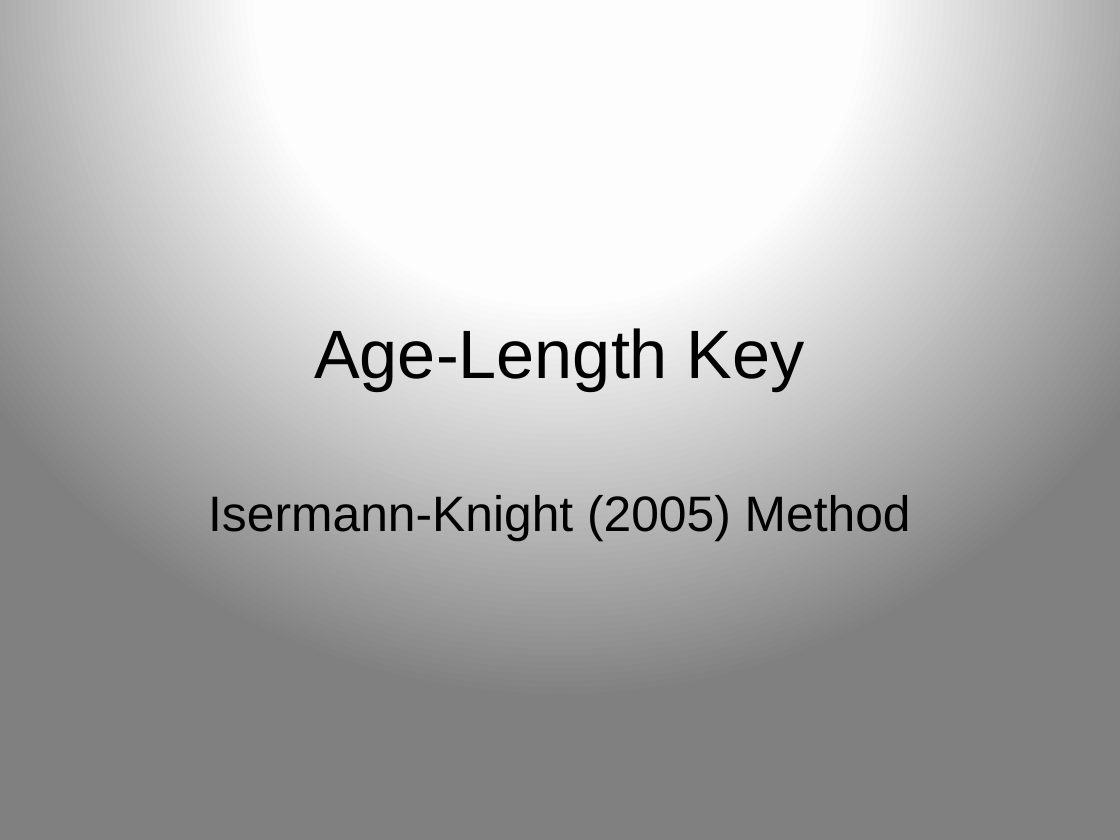
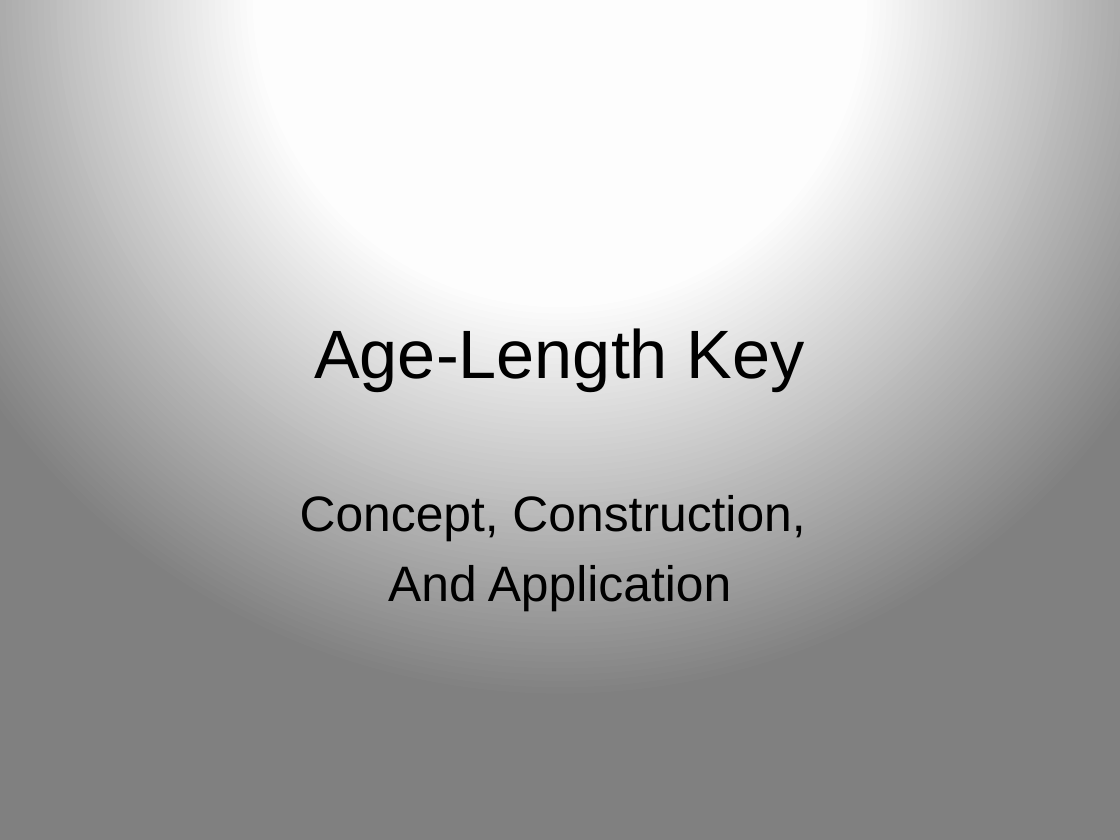
Before and after one commit to droglenc/AFSPortland2015, a slide deck: slide 1 of Slides/02_AgeLengthKey.pptx. Drawn at 1120x840 pixels with LibreOffice and Linux fonts; fonts in the diff are those of the drawing. Boxes give left, top, right and bottom in pixels: in the first picture for what was removed or moved away, otherwise in the second. Text is boxed around its words. In the diff, an @@ line names an element or a change of style, - is before the commit and + after.

```diff
--- a/Slides/02_AgeLengthKey.pptx
+++ b/Slides/02_AgeLengthKey.pptx
@@ subtitle at (300, 495, 805, 611): text changed @@
-Isermann-Knight (2005) Method
+Concept, Construction,
+And Application
```
Also in this commit, not shown: 7 other slides changed, 7 other files.
